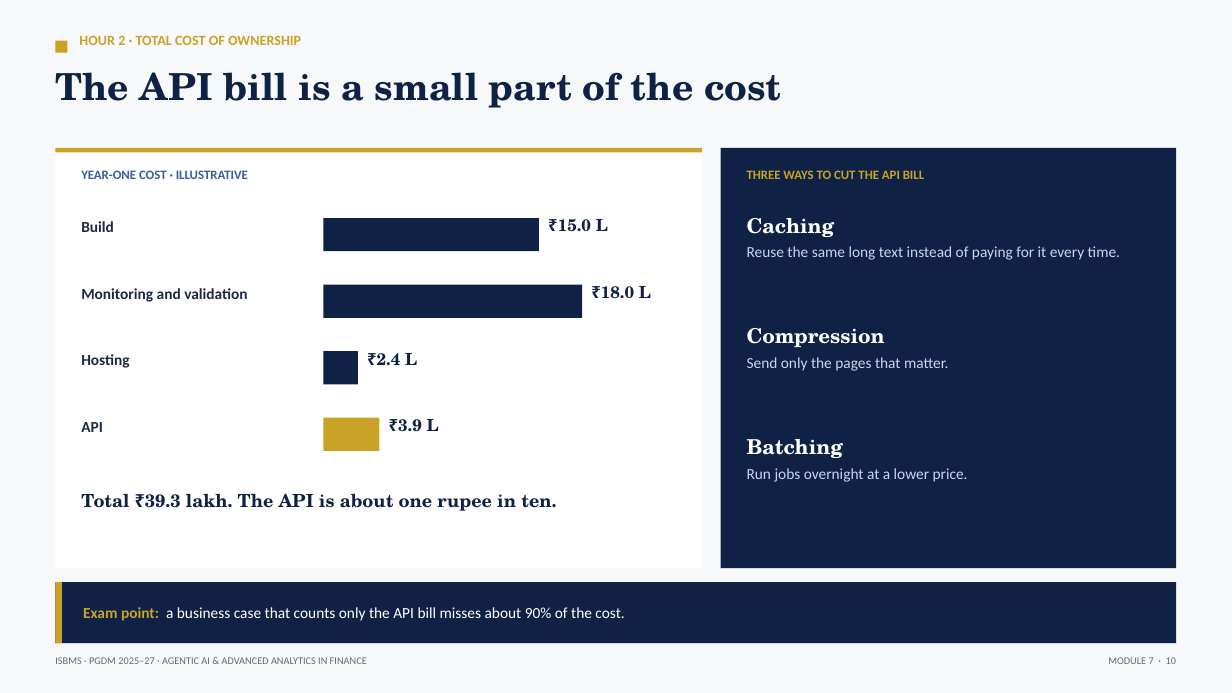
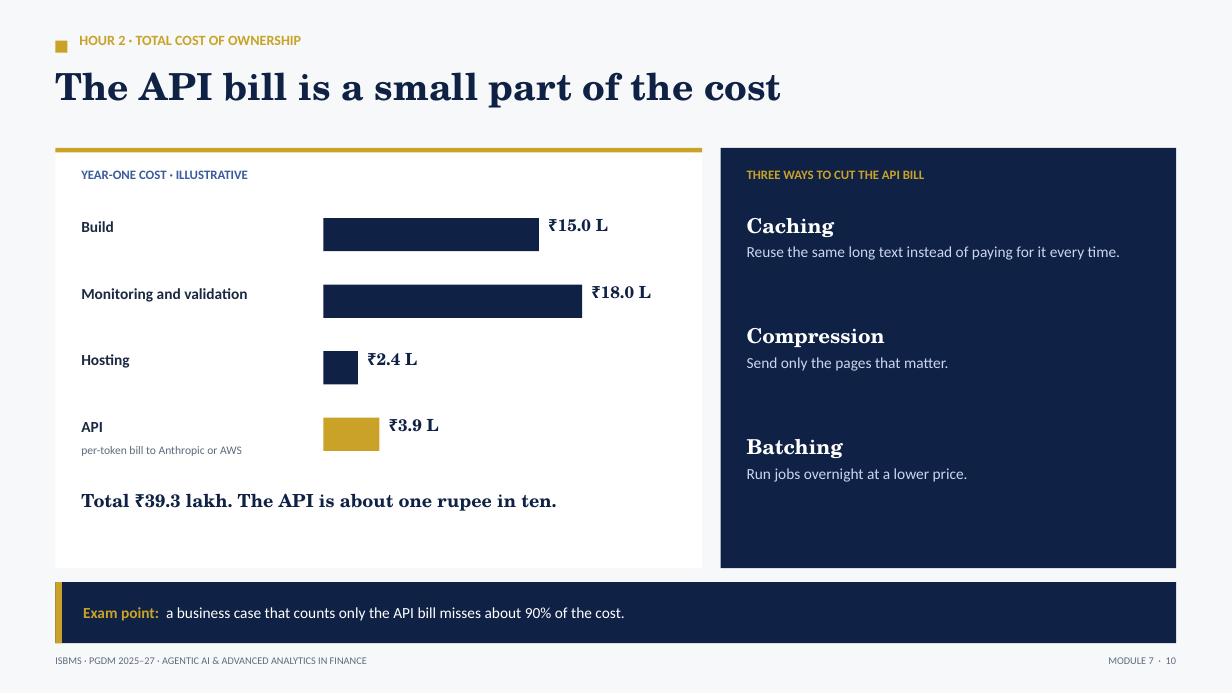
Before and after one commit to tejasgjadhav/AIFINANCE, a slide deck: slide 10 of slides/Module-07-AI-Governance-Security-Cost.pptx. Drawn at 1232x693 pixels with LibreOffice and Linux fonts; fonts in the diff are those of the drawing. Boxes give left, top, right and bottom in pixels: in the first picture for what was removed or moved away, otherwise in the second. Text is boxed around its words. In the diff, an @@ line names an element or a change of style, - is before the commit and + after.

```diff
--- a/slides/Module-07-AI-Governance-Security-Cost.pptx
+++ b/slides/Module-07-AI-Governance-Security-Cost.pptx
@@ text added at [81,446,242,456], 9 pt, text #5D6B7E @@
+per-token bill to Anthropic or AWS
```
Also in this commit, not shown: 1 other file.
